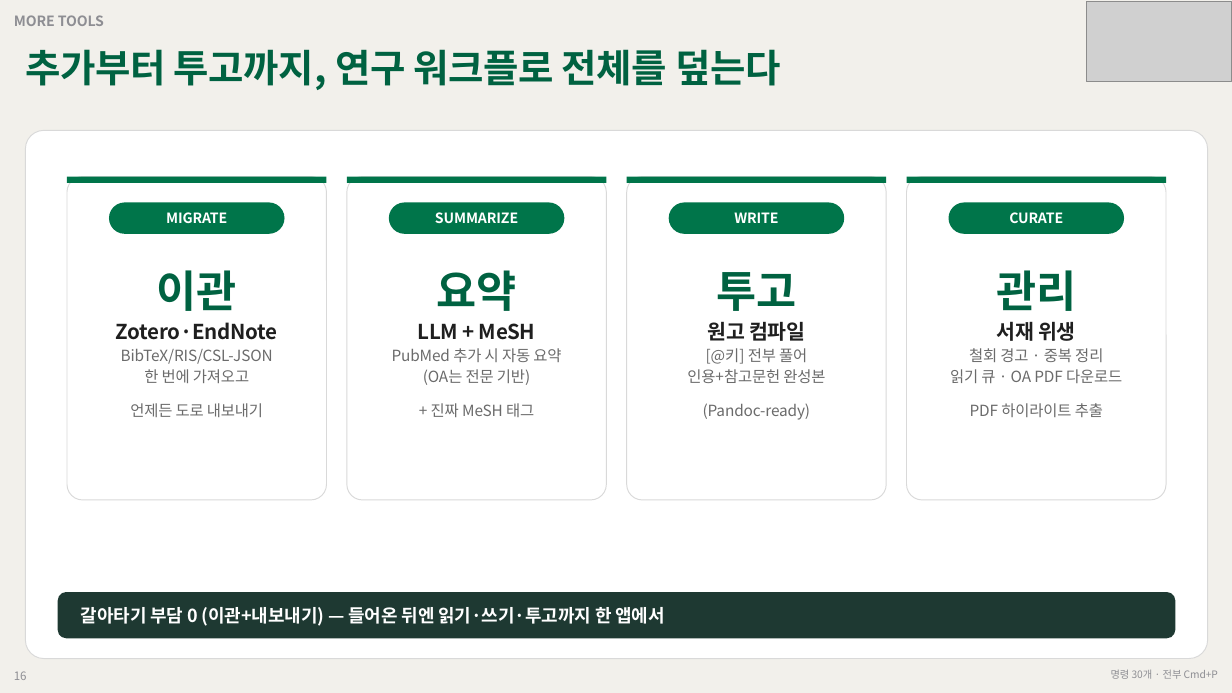
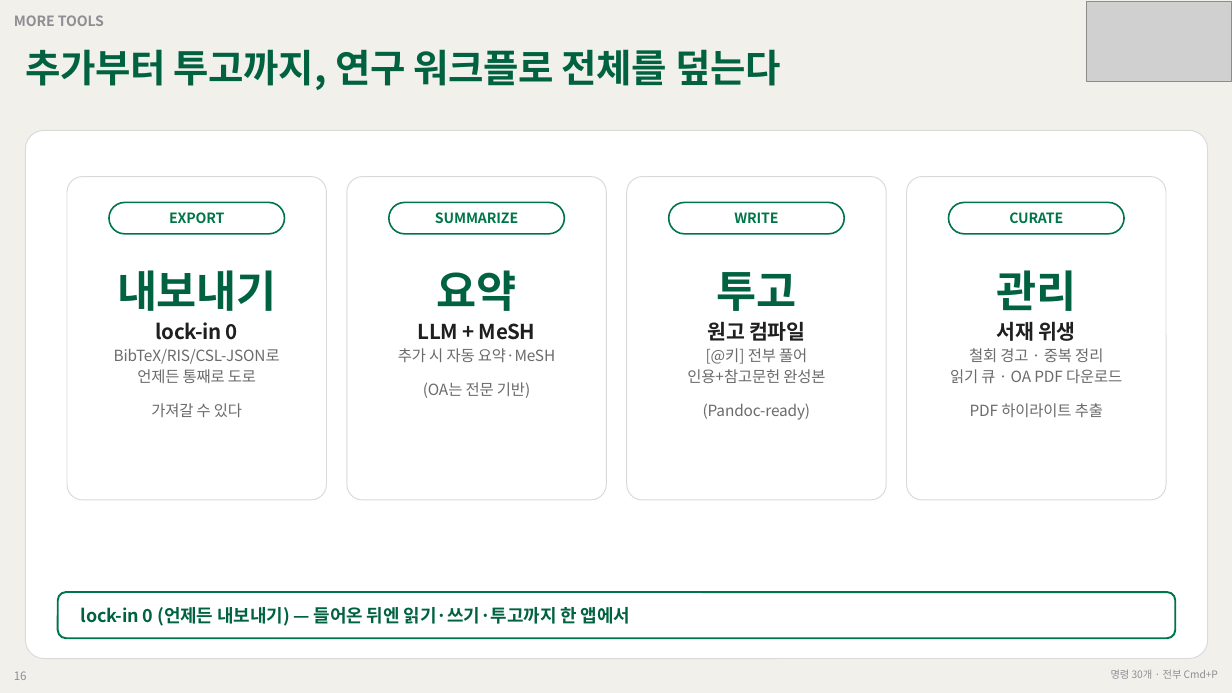
Before and after one commit to grotyx/rag-obsidian, a slide deck: slide 16 of presentation/rag_obsidian_deck.pptx. Drawn at 1232x693 pixels with LibreOffice and Linux fonts; fonts in the diff are those of the drawing; grey boxes stand for pictures. Boxes give left, top, right and bottom in pixels: in the first picture for what was removed or moved away, otherwise in the second. Text is boxed around its words. In the diff, an @@ line names an element or a change of style, - is before the commit and + after.

```diff
--- a/presentation/rag_obsidian_deck.pptx
+++ b/presentation/rag_obsidian_deck.pptx
@@ rectangle removed at (67, 177, 327, 183) @@
@@ rectangle removed at (347, 177, 606, 183) @@
@@ rectangle removed at (627, 177, 886, 183) @@
@@ rectangle removed at (907, 177, 1166, 183) @@
@@ text colour #FFFFFF to #00754A in 3 elements at (435, 212, 518, 223), (734, 212, 778, 223), (1009, 212, 1063, 223) @@
@@ fill #00754A to none; outline none to #00754A 1.25 pt in 4 elements at (109, 202, 285, 234), (389, 202, 565, 234), (669, 202, 845, 234), (949, 202, 1125, 234) @@
@@ text at (169, 212, 224, 223): text changed; text colour #FFFFFF to #00754A @@
-MIGRATE
+EXPORT
@@ text at (114, 270, 280, 417): text changed @@
-이관
-Zotero·EndNote
-BibTeX/RIS/CSL-JSON
-한 번에 가져오고
-언제든 도로 내보내기
+내보내기
+lock-in 0
+BibTeX/RIS/CSL-JSON로
+언제든 통째로 도로
+가져갈 수 있다
@@ text at (398, 348, 555, 398): text changed @@
-PubMed 추가 시 자동 요약
-(OA는 전문 기반)
-+ 진짜 MeSH 태그
+추가 시 자동 요약·MeSH
+(OA는 전문 기반)
@@ rounded rectangle at (58, 592, 1176, 639): fill #1E3932 to none; outline none to #00754A 1.5 pt @@
@@ text at (81, 607, 630, 626): text changed; text colour #FFFFFF to #006241 @@
-갈아타기 부담 0 (이관+내보내기) — 들어온 뒤엔 읽기·쓰기·투고까지 한 앱에서
+lock-in 0 (언제든 내보내기) — 들어온 뒤엔 읽기·쓰기·투고까지 한 앱에서
```
Also in this commit, not shown: 13 other slides changed, 3 slides added, 1 slide removed, 5 other files.
